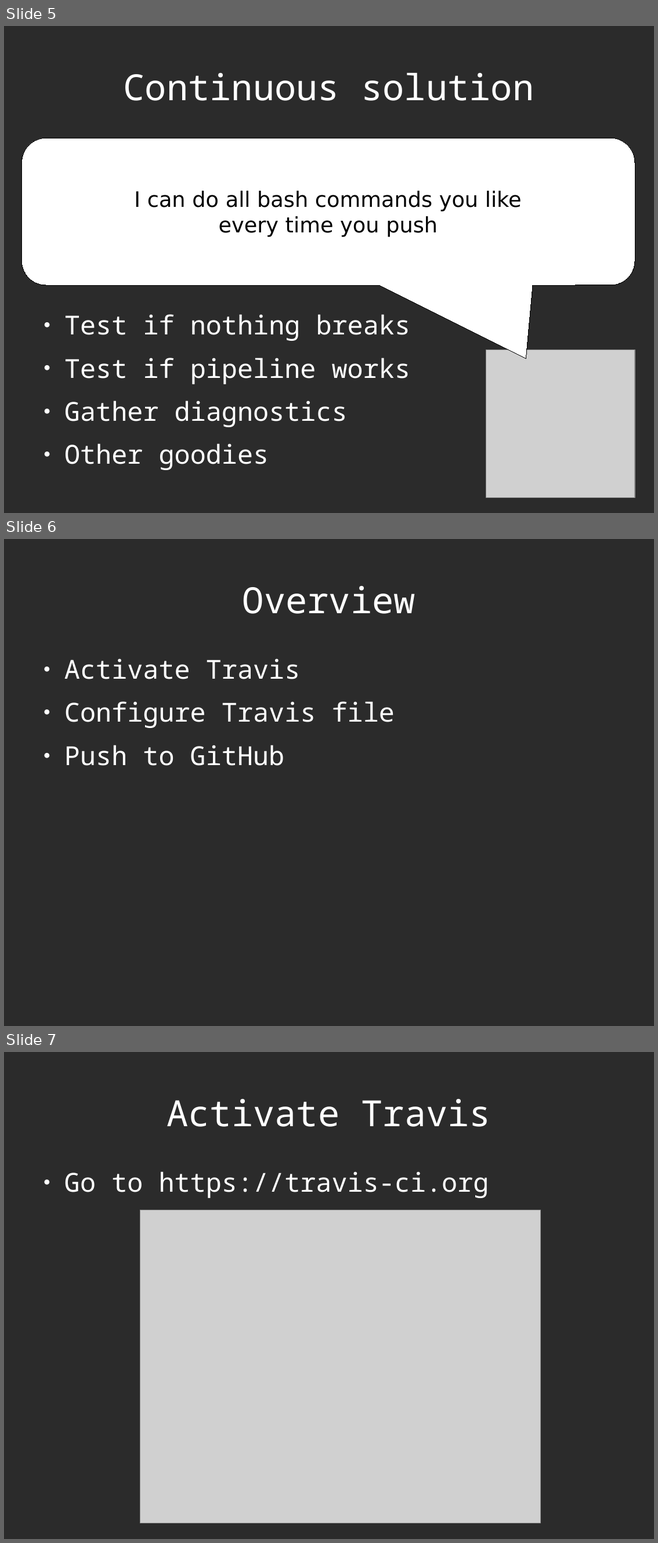
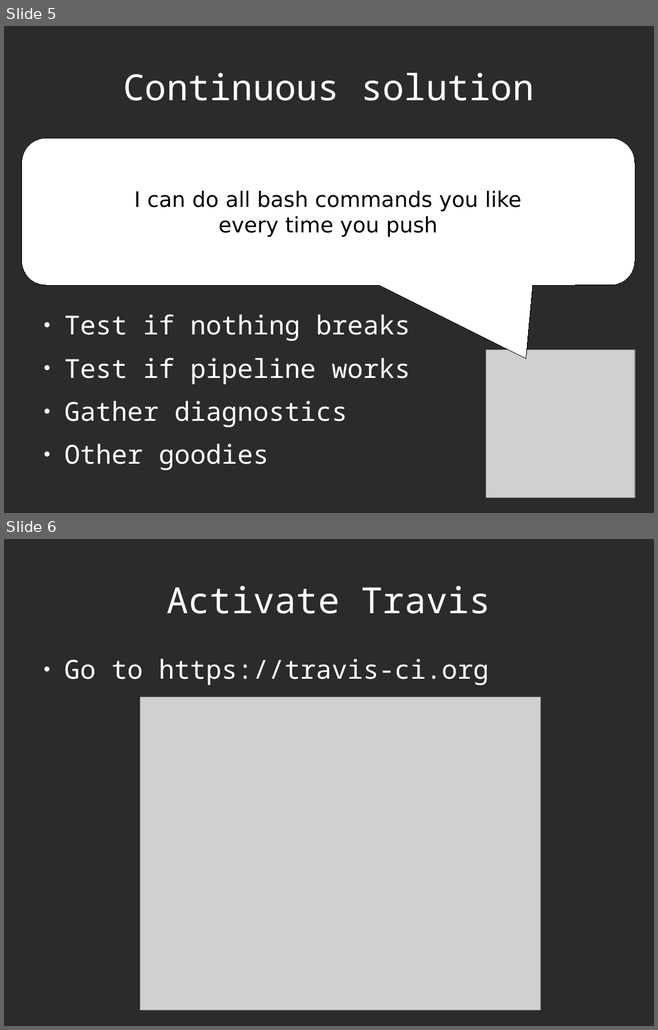
Before and after one commit to richelbilderbeek/CppPresentations, a slide deck: TravisPipeline/TravisPipeline.odp. Shown one above the other, each under a label of ours: slides 5, 6 and 7 before the commit, slides 5 and 6 after it. The pictures are 658x1543 and 658x1030 pixels, drawn with LibreOffice and Linux fonts; fonts in the diff are those of the drawing; grey boxes stand for pictures; background and template pictures are left out; a plain dark background stands for a picture behind light text. Boxes give left, top, right and bottom in pixels: in the first picture for what was removed or moved away, otherwise in the second. Text is boxed around its words. In the diff, an @@ line names an element or a change of style, - is before the commit and + after.

Commit message:
Travis pipeline PDF

```diff
--- a/TravisPipeline/TravisPipeline.odp
+++ b/TravisPipeline/TravisPipeline.odp
@@ slide 6 removed at bbox=[4, 539, 654, 1026], background picture (left out) @@
@@ title removed at bbox=[242, 586, 415, 614] @@
-Overview
@@ text removed at bbox=[64, 658, 394, 766] @@
-● Activate Travis
-● Configure Travis file
-● Push to GitHub
@@ what was slide 7 is now slide 6 @@
```
Also in this commit, not shown: 6 slides changed, 6 slides added, 12 other files.
